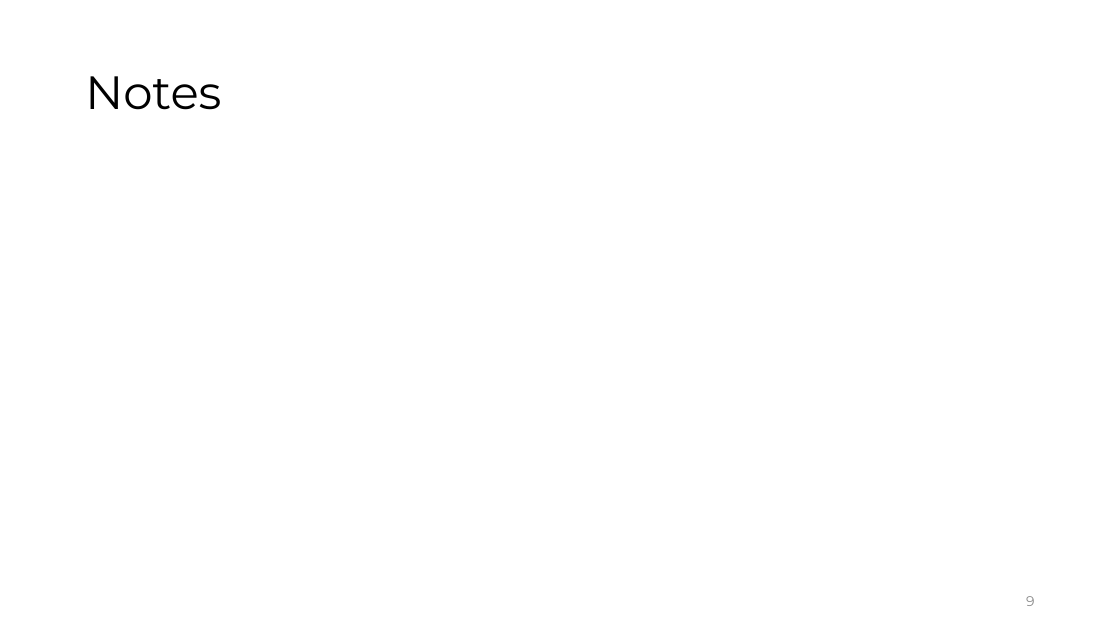
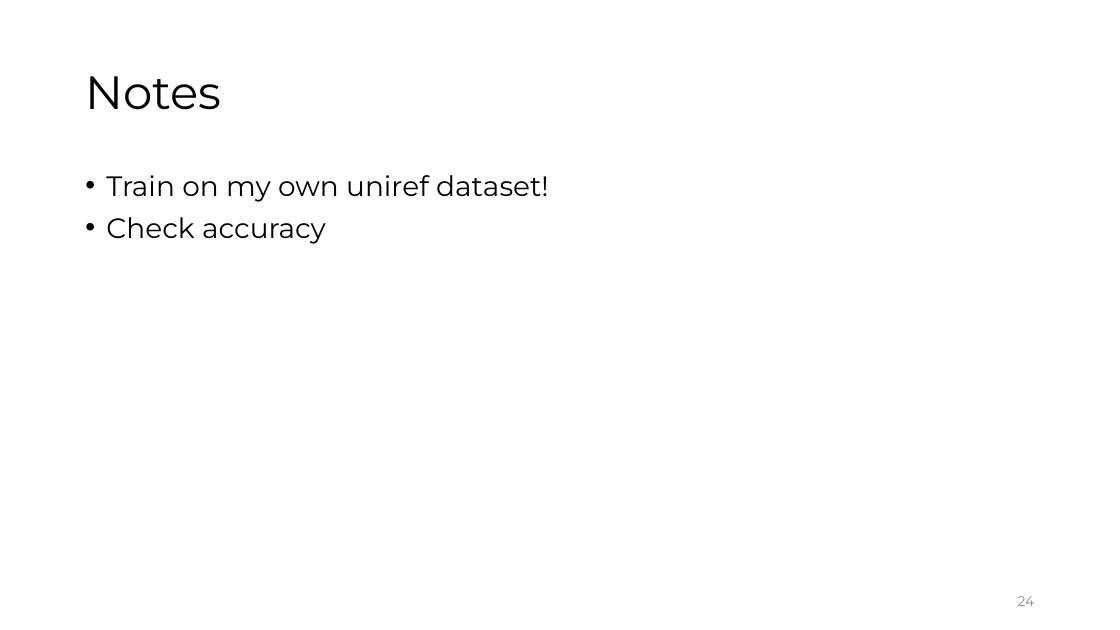
Before and after one commit to gadmiraal/Generative-AI-for-bio-molecule-design-notes, a slide deck: slide 24 of Master Thesis/Weekly updates/Weekly_Update_24.pptx (slide 9 before the commit). Drawn at 1120x630 pixels with LibreOffice and Linux fonts; fonts in the diff are those of the drawing. Boxes give left, top, right and bottom in pixels: in the first picture for what was removed or moved away, otherwise in the second. Text is boxed around its words. In the diff, an @@ line names an element or a change of style, - is before the commit and + after.

```diff
--- a/Master Thesis/Weekly updates/Weekly_Update_24.pptx
+++ b/Master Thesis/Weekly updates/Weekly_Update_24.pptx
@@ text added at (106, 175, 549, 244), 24 pt, text #000000 @@
+• Train on my own uniref dataset!
+• Check accuracy
@@ page number at (1018, 596, 1035, 606): text changed @@
-9
+24
```
Also in this commit, not shown: 3 other slides changed, 17 slides added, 2 slides removed, 1 other file.
